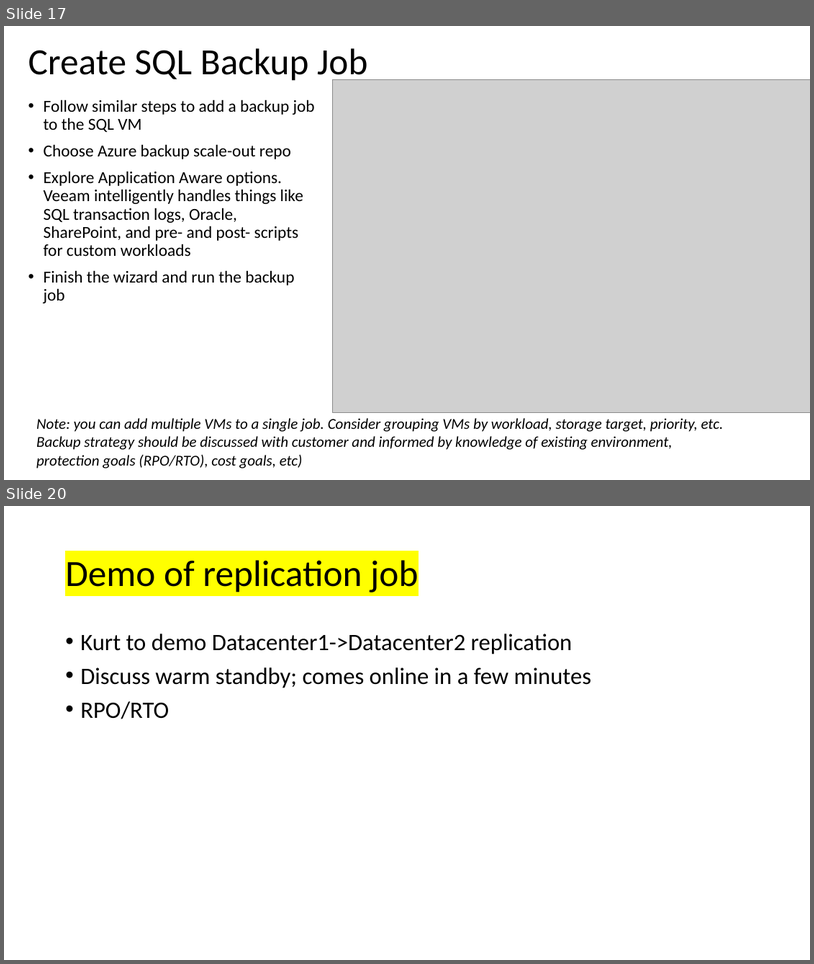
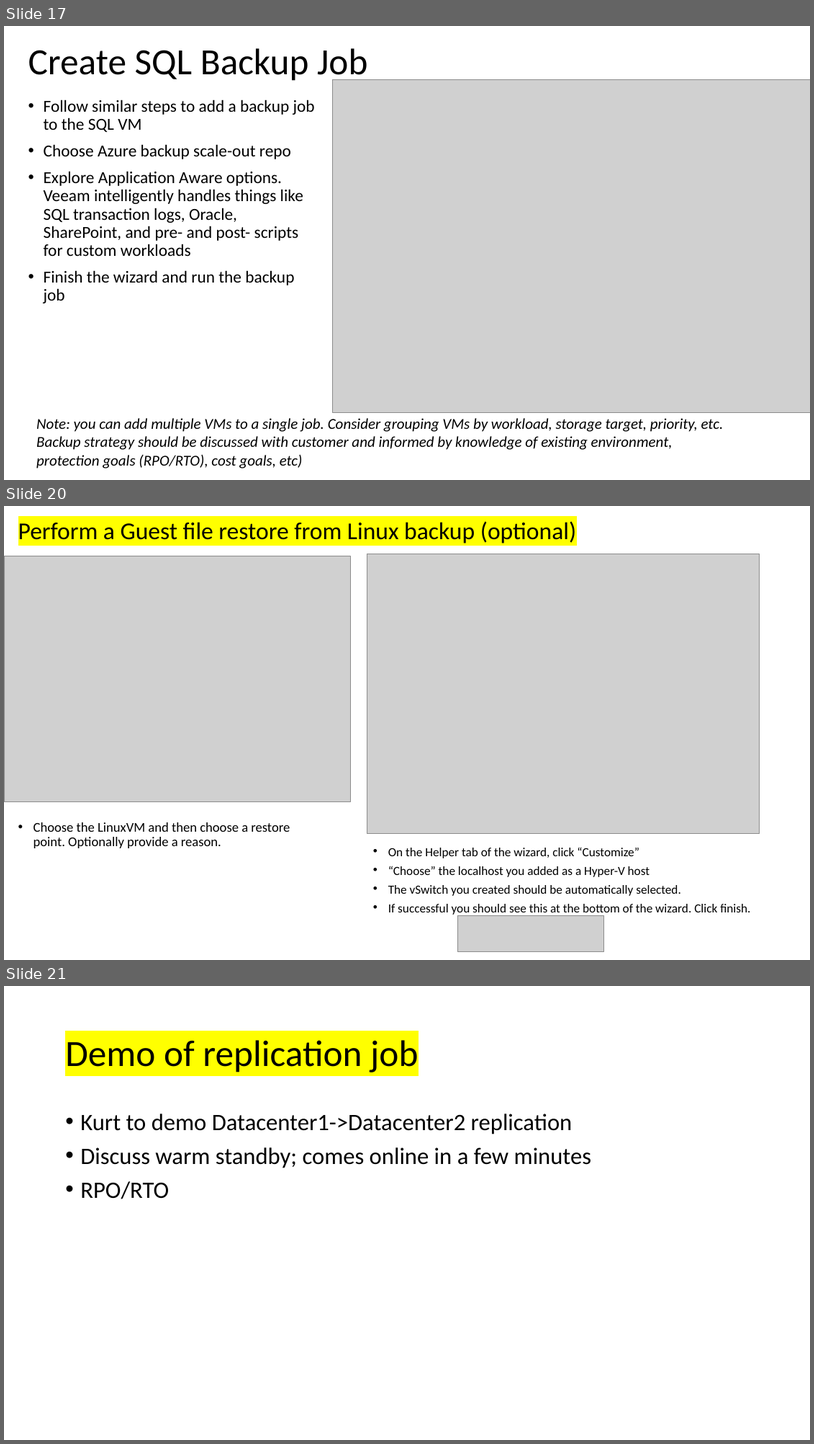
Before and after one commit to dkirby-ms/VeeamOnAzureLab, a slide deck: Veeam Lab Guide.pptx. Shown one above the other, each under a label of ours: slides 17 and 20 before the commit, slides 17, 20 and 21 after it; the slides between them are not shown. The pictures are 814x964 and 814x1444 pixels, drawn with LibreOffice and Linux fonts; fonts in the diff are those of the drawing; grey boxes stand for pictures. Boxes give left, top, right and bottom in pixels: in the first picture for what was removed or moved away, otherwise in the second. Text is boxed around its words. In the diff, an @@ line names an element or a change of style, - is before the commit and + after.

```diff
--- a/Veeam Lab Guide.pptx
+++ b/Veeam Lab Guide.pptx
@@ slide 20 added at <box>4,506,810,960</box>, background #FFFFFF @@
@@ title added at <box>18,521,576,543</box>, 28.8 pt, text #000000 @@
+Perform a Guest file restore from Linux backup (optional)
@@ picture added at <box>4,556,350,802</box> @@
@@ picture added at <box>367,554,760,834</box> @@
@@ text added at <box>34,822,290,848</box>, 16 pt, text #000000 @@
+• Choose the LinuxVM and then choose a restore point. Optionally provide a reason.
@@ text added at <box>388,847,751,916</box>, 14.8 pt, text #000000 @@
+• On the Helper tab of the wizard, click “Customize”
+• “Choose” the localhost you added as a Hyper-V host
+• The vSwitch you created should be automatically selected.
+• If successful you should see this at the bottom of the wizard. Click finish.
@@ picture added at <box>458,915,604,951</box> @@
@@ what was slide 20 is now slide 21 @@
```
Also in this commit, not shown: 2 slides changed, 2 other files.
